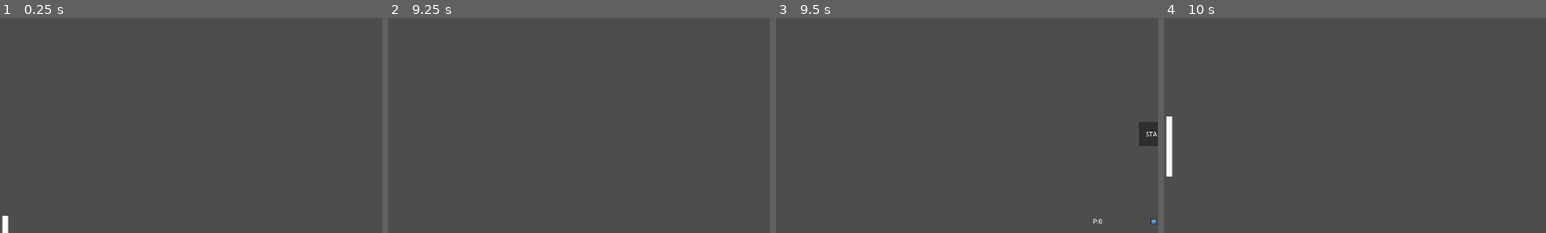
Above: before the commit, frames 1-4 (left to right).
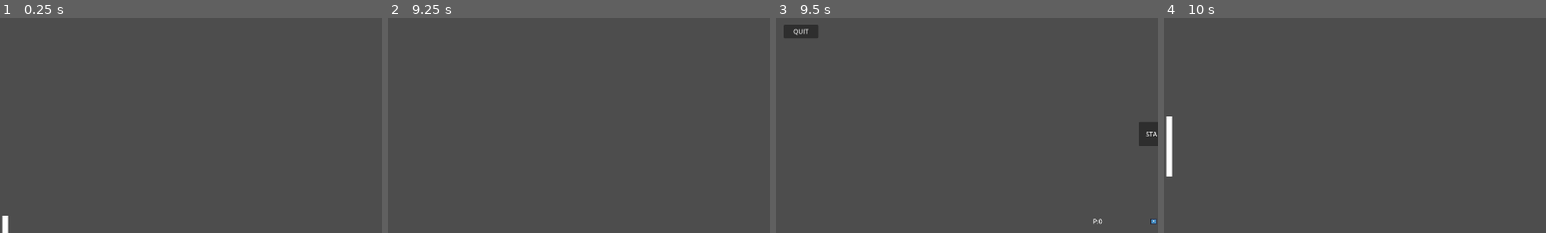
Above: after the commit, the same moments.

Repository: Spartananator/ImpossiPong
Game: Godot game, scene res://Objects/Main.tscn
Two runs of this game, one before a commit and one after it. Both use one fixed random seed, a clock stepped at 60 frames per second and the inputs below. The engine's default icon, where the game draws it, is replaced by a stand-in: a white triangle on a blue panel in a dark square.
Inputs (mouse positions are % of the whole screen's width and height, from its top left):
- Up to frame 1 (0.25 s): no input
- Up to frame 2 (9.25 s): move the mouse to (72, 45) at 0.52 s; move the mouse to (30, 55) at 1.27 s; move the mouse to (60, 28) at 2.02 s; tap Enter at 2.75 s; move the mouse to (45, 70) at 2.77 s; move the mouse to (80, 65) at 3.52 s; move the mouse to (20, 35) at 4.27 s; move the mouse to (55, 50) at 5.02 s; move the mouse to (35, 25) at 5.77 s; move the mouse to (72, 45) at 6.52 s; move the mouse to (30, 55) at 7.27 s; move the mouse to (60, 28) at 8.02 s; move the mouse to (45, 70) at 8.77 s
- Up to frame 3 (9.5 s): no input
- Up to frame 4 (10 s): click "START" at 9.5 s
The pictures show only the part of the screen within x 0-50%, y 0-50%; the shares and areas given below are measured in that part.

Frames 1-2 are identical in both runs. In frame 3, 0.5% of the frame differs, in the area x 2-11%, y 3-10%; in frame 4, nothing differs.

Commit message:
v0.0.2

Diff:
--- a/Objects/Main.tscn
+++ b/Objects/Main.tscn
@@ -58,7 +58,8 @@
 metadata/_edit_use_anchors_ = true
 
 [node name="NewRound" type="Button" parent="UI"]
-layout_mode = 2
+layout_mode = 1
+anchors_preset = -1
 anchor_left = 8.375
 anchor_top = 4.275
 anchor_right = 8.375
@@ -68,10 +69,10 @@
 offset_right = 619.0
 offset_bottom = 120.0
 text = "START"
-metadata/_edit_use_anchors_ = true
 
 [node name="PlayerScore" type="Label" parent="UI"]
-layout_mode = 2
+layout_mode = 1
+anchors_preset = -1
 anchor_left = 8.375
 anchor_top = 4.275
 anchor_right = 8.375
@@ -83,10 +84,10 @@
 text = "P:"
 horizontal_alignment = 1
 vertical_alignment = 1
-metadata/_edit_use_anchors_ = true
 
 [node name="AiScore" type="Label" parent="UI"]
-layout_mode = 2
+layout_mode = 1
+anchors_preset = -1
 anchor_left = 8.375
 anchor_top = 4.275
 anchor_right = 8.375
@@ -98,7 +99,6 @@
 text = "AI:"
 horizontal_alignment = 1
 vertical_alignment = 1
-metadata/_edit_use_anchors_ = true
 
 [node name="Shoppe" type="Button" parent="UI"]
 layout_mode = 1
@@ -112,7 +112,6 @@
 offset_right = 624.0
 offset_bottom = 487.0
 text = "SHOPPE"
-metadata/_edit_use_anchors_ = true
 
 [node name="Points" type="Label" parent="UI"]
 layout_mode = 1
@@ -127,7 +126,13 @@
 offset_bottom = 490.0
 text = "🪙"
 vertical_alignment = 1
-metadata/_edit_use_anchors_ = true
+
+[node name="closeGame" type="Button" parent="UI"]
+offset_left = -21.0
+offset_top = -14.0
+offset_right = 66.0
+offset_bottom = 20.0
+text = "QUIT"
 
 [connection signal="pointawarded" from="Paddle" to="UI" method="_on_paddle_pointawarded"]
 [connection signal="body_entered" from="Paddle/Area2D" to="Paddle" method="_on_area_2d_body_entered"]
@@ -137,5 +142,6 @@
 [connection signal="body_entered" from="AiGoalArea" to="Ball" method="_on_area_2d_2_body_entered"]
 [connection signal="pressed" from="UI/NewRound" to="Ball" method="_on_new_round_pressed"]
 [connection signal="pressed" from="UI/NewRound" to="UI" method="_on_new_round_pressed"]
+[connection signal="pressed" from="UI/closeGame" to="UI" method="_on_close_game_pressed"]
 
 [editable path="Paddle"]
--- a/Scripts/GameModea/NextRound.gd
+++ b/Scripts/GameModea/NextRound.gd
@@ -10,23 +10,25 @@
 	pass # Replace with function body.
 
 func _process(_delta):
-	$Points.set_text("🪙" + str(cash))
+
 	pass
 
 func _on_ball_ai_scored():
 	aiScore += 1
-	show()
+	_show()
 	$AiScore.set_text("AI:" + str(aiScore))
 	pass # Replace with function body.
 
 
 func _on_ball_player_scored():
 	playerScore += 1
-	show()
+	_show()
 	$PlayerScore.set_text("P:" + str(playerScore))
 
 	pass # Replace with function body.
-
+func _show():
+	$Points.set_text("🪙" + str(cash))
+	show()
 
 func _on_paddle_pointawarded():
 	cash += 1
@@ -36,3 +38,8 @@
 func _on_new_round_pressed():
 	hide()
 	pass # Replace with function body.
+
+
+func _on_close_game_pressed():
+	get_tree().quit()
+	pass # Replace with function body.
